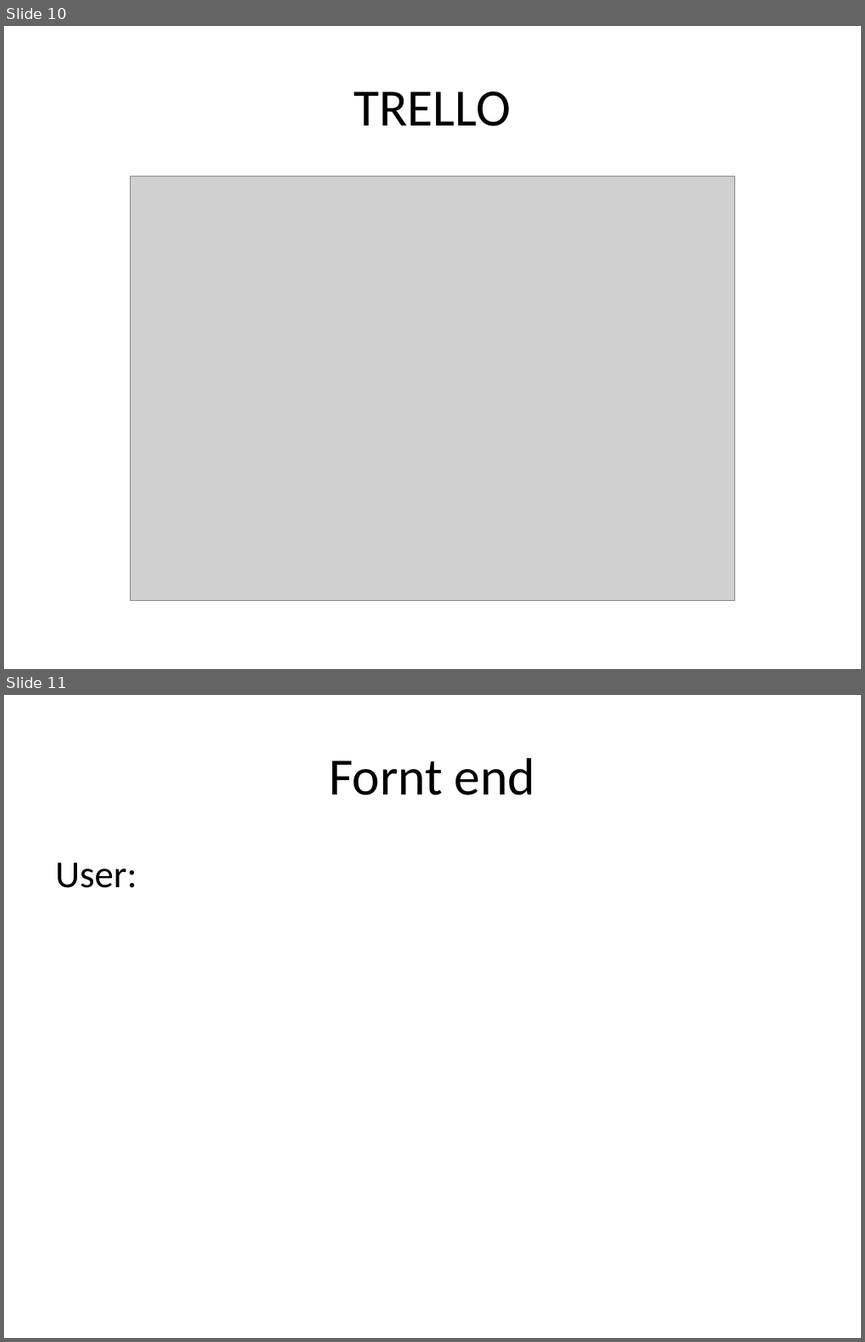
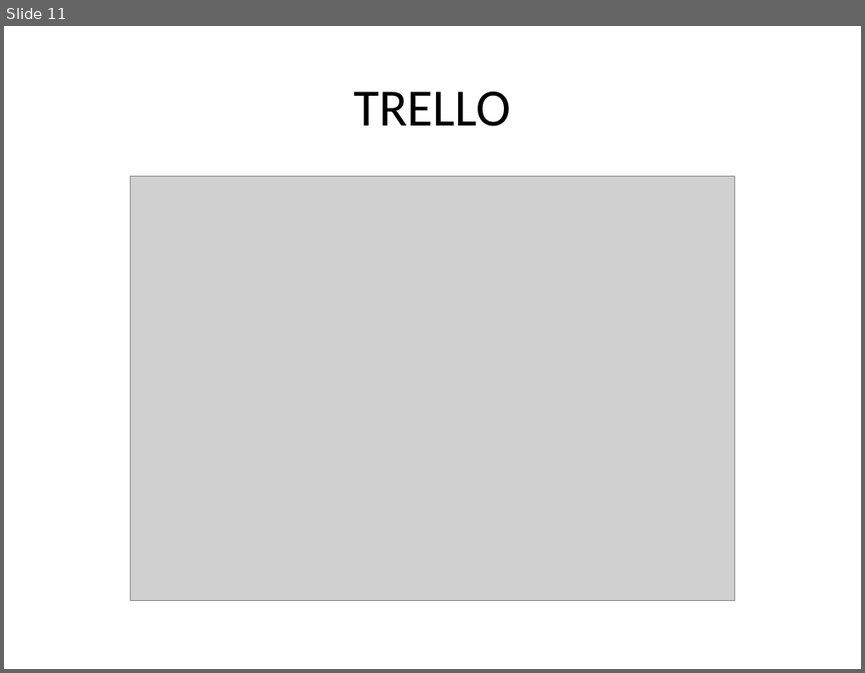
Before and after one commit to HuynhMinhTin/SharingFiles, a slide deck: show/minishearingfile.pptx. Shown one above the other, each under a label of ours: slides 10 and 11 before the commit, slide 11 after it. The pictures are 865x1342 and 865x673 pixels, drawn with LibreOffice and Linux fonts; fonts in the diff are those of the drawing; grey boxes stand for pictures. Boxes give left, top, right and bottom in pixels: in the first picture for what was removed or moved away, otherwise in the second. Text is boxed around its words. In the diff, an @@ line names an element or a change of style, - is before the commit and + after.

```diff
--- a/show/minishearingfile.pptx
+++ b/show/minishearingfile.pptx
@@ slide 11 removed at (4, 695, 861, 1338), background #FFFFFF @@
@@ title removed at (329, 758, 535, 795) @@
-Fornt end
@@ text removed at (55, 862, 137, 888) @@
-User:
@@ what was slide 10 is now slide 11 @@
```
Also in this commit, not shown: 3 slides changed, 9 slides added, 1 other slide removed, 49 other files.
